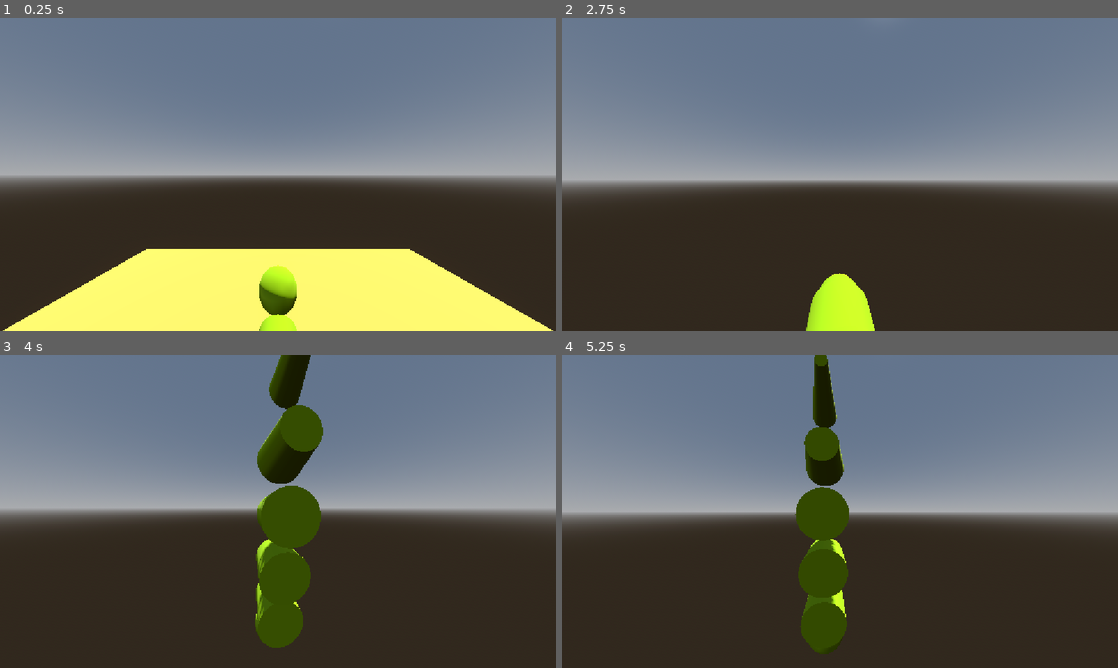
Above: before the commit, frames 1-4 (two rows, left to right).
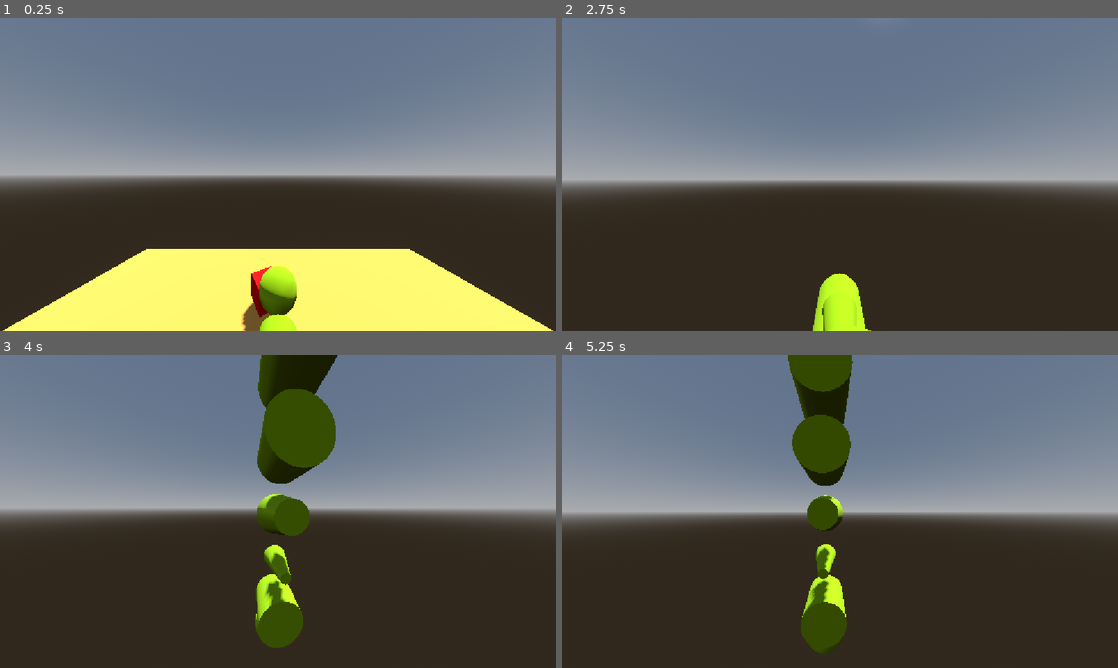
Above: after the commit, the same moments.

Repository: Remago624/3D_Snake_Game
Game: Godot game, scene res://scenes/world.tscn
The game is run twice, just before and just after one commit, with the same random seed, the same clock (stepped at 60 frames per second) and the same inputs.
Inputs (mouse positions are in pixels of both pictures, inside the frame that each line leads up to):
- Up to frame 1 (0.25 s): no input
- Up to frame 2 (2.75 s): tap Enter (ui_accept) at 0.5, 0.77, 1.52 s; move the mouse to (867, 174) at 0.52 s; hold W (forward) from 0.53 s (still down); tap Alt at 0.6, 2.1 s; move the mouse to (812, 174) at 1.27 s; tap Shift at 1.35 s; move the mouse to (851, 168) at 2.02 s
- Up to frame 3 (4 s): keep holding W (forward); move the mouse to (272, 517) at 2.77 s; tap Shift at 2.85 s; tap Enter (ui_accept) at 3.02, 3.77 s; move the mouse to (316, 514) at 3.52 s; tap Alt at 3.6 s
- Up to frame 4 (5.25 s): keep holding W (forward); move the mouse to (795, 508) at 4.27 s; tap Shift at 4.35 s; tap Enter (ui_accept) at 4.52 s; move the mouse to (845, 511) at 5.02 s; tap Alt at 5.1 s

The runs differ from the first frame. In frame 1, 0.5% of the frame differs, in the area x 43-49%, y 79-100%; in frame 2, 0.5%; in frame 3, 4.7%, in the area x 46-61%, y 0-85%; in frame 4, 4.5%.

Commit message:
woking on an eating system
woking on an eating system
and making some changes to the folders  so it look more clean

Diff:
--- a/scenes/Tail.tscn
+++ b/scenes/Tail.tscn
@@ -1,6 +1,6 @@
 [gd_scene format=3 uid="uid://o1db2wnw0n0d"]
 
-[ext_resource type="Script" uid="uid://bhtsjm3kgp33d" path="res://scenes/tail.gd" id="1_vj0ha"]
+[ext_resource type="Script" uid="uid://bhtsjm3kgp33d" path="res://scripts/tail.gd" id="1_vj0ha"]
 
 [sub_resource type="StandardMaterial3D" id="StandardMaterial3D_bgygj"]
 albedo_color = Color(0.6, 0.76862746, 0.003921569, 1)
--- a/scenes/Tail_end1.tscn
+++ b/scenes/Tail_end1.tscn
@@ -1,6 +1,6 @@
 [gd_scene format=3 uid="uid://cweveop80yr42"]
 
-[ext_resource type="Script" uid="uid://bhtsjm3kgp33d" path="res://scenes/tail.gd" id="1_yrabr"]
+[ext_resource type="Script" uid="uid://bhtsjm3kgp33d" path="res://scripts/tail.gd" id="1_yrabr"]
 
 [sub_resource type="StandardMaterial3D" id="StandardMaterial3D_yrabr"]
 albedo_color = Color(0.6, 0.76862746, 0.003921569, 1)
--- a/scenes/Tail_end2.tscn
+++ b/scenes/Tail_end2.tscn
@@ -1,6 +1,6 @@
 [gd_scene format=3 uid="uid://l3oh3xice8ax"]
 
-[ext_resource type="Script" uid="uid://bhtsjm3kgp33d" path="res://scenes/tail.gd" id="1_tkdbg"]
+[ext_resource type="Script" uid="uid://bhtsjm3kgp33d" path="res://scripts/tail.gd" id="1_tkdbg"]
 
 [sub_resource type="StandardMaterial3D" id="StandardMaterial3D_tkdbg"]
 albedo_color = Color(0.6, 0.76862746, 0.003921569, 1)
--- /dev/null
+++ b/scenes/food.tscn
@@ -0,0 +1,24 @@
+[gd_scene format=3 uid="uid://doq54mt4t5hrs"]
+
+[ext_resource type="Script" uid="uid://dty5477d4dvdm" path="res://scripts/food.gd" id="1_xven1"]
+
+[sub_resource type="StandardMaterial3D" id="StandardMaterial3D_8txok"]
+albedo_color = Color(1, 0, 0, 1)
+
+[sub_resource type="BoxMesh" id="BoxMesh_txh2y"]
+
+[sub_resource type="BoxShape3D" id="BoxShape3D_txh2y"]
+
+[node name="food" type="Node3D" unique_id=1382616051]
+script = ExtResource("1_xven1")
+
+[node name="MeshInstance3D" type="MeshInstance3D" parent="." unique_id=1095276152]
+transform = Transform3D(1, 0, 0, 0, 1, 0, 0, 0, 1, -0.010302305, 1.2144687, 0)
+material_override = SubResource("StandardMaterial3D_8txok")
+mesh = SubResource("BoxMesh_txh2y")
+
+[node name="area" type="Area3D" parent="." unique_id=603724927]
+
+[node name="CollisionShape3D" type="CollisionShape3D" parent="area" unique_id=1110150122]
+transform = Transform3D(1, 0, 0, 0, 1, 0, 0, 0, 1, 0, 1.2362877, 0)
+shape = SubResource("BoxShape3D_txh2y")
--- a/scenes/world.tscn
+++ b/scenes/world.tscn
@@ -1,6 +1,8 @@
 [gd_scene format=3 uid="uid://bnoprbnjis02t"]
 
-[ext_resource type="Script" uid="uid://bi4vr1kuvjft0" path="res://character_body_3d.gd" id="1_nnsk1"]
+[ext_resource type="Script" uid="uid://bi4vr1kuvjft0" path="res://scripts/character_body_3d.gd" id="1_nnsk1"]
+[ext_resource type="Script" uid="uid://uyyc36h6m1x6" path="res://scripts/world.gd" id="1_rwgxs"]
+[ext_resource type="PackedScene" uid="uid://doq54mt4t5hrs" path="res://scenes/food.tscn" id="3_4wyf3"]
 
 [sub_resource type="ProceduralSkyMaterial" id="ProceduralSkyMaterial_gv5m4"]
 sky_horizon_color = Color(0.66224277, 0.6717428, 0.6867428, 1)
@@ -55,6 +57,7 @@
 height = 1.0
 
 [node name="world" type="Node3D" unique_id=1135419818]
+script = ExtResource("1_rwgxs")
 
 [node name="DirectionalLight3D" type="DirectionalLight3D" parent="." unique_id=1267928498]
 transform = Transform3D(-0.8660254, -0.43301278, 0.25, 0, 0.49999997, 0.86602545, -0.50000006, 0.75, -0.43301266, 0, 0, 0)
@@ -99,22 +102,22 @@
 [node name="Node3D" type="Node3D" parent="." unique_id=741880445]
 
 [node name="Tail" type="MeshInstance3D" parent="Node3D" unique_id=328722955]
-transform = Transform3D(4.37114e-08, -7.54979e-08, -1, 1, 7.54979e-08, 4.3711392e-08, 7.54979e-08, -1, 7.54979e-08, 0, 0, 0)
+transform = Transform3D(4.37114e-08, -7.54979e-08, -1, 1, 7.54979e-08, 4.3711392e-08, 7.54979e-08, -1, 7.54979e-08, 0, 1.5645965, -1.6136328)
 material_override = SubResource("StandardMaterial3D_nnsk1")
 mesh = SubResource("CylinderMesh_rwgxs")
 
 [node name="Tail2" type="MeshInstance3D" parent="Node3D" unique_id=232123367]
-transform = Transform3D(4.37114e-08, -7.54979e-08, -1, 1, 7.54979e-08, 4.3711392e-08, 7.54979e-08, -1, 7.54979e-08, 0, 0, 0)
+transform = Transform3D(4.37114e-08, -7.54979e-08, -1, 1, 7.54979e-08, 4.3711392e-08, 7.54979e-08, -1, 7.54979e-08, 0, 1.5780399, -0.6124565)
 material_override = SubResource("StandardMaterial3D_nnsk1")
 mesh = SubResource("CylinderMesh_rwgxs")
 
 [node name="Tail3" type="MeshInstance3D" parent="Node3D" unique_id=860928727]
-transform = Transform3D(4.37114e-08, -7.54979e-08, -1, 1, 7.54979e-08, 4.3711392e-08, 7.54979e-08, -1, 7.54979e-08, 0, 0, 0)
+transform = Transform3D(4.37114e-08, -7.54979e-08, -1, 1, 7.54979e-08, 4.3711392e-08, 7.54979e-08, -1, 7.54979e-08, -0.009947777, 1.5926474, 0.37147957)
 material_override = SubResource("StandardMaterial3D_nnsk1")
 mesh = SubResource("CylinderMesh_rwgxs")
 
 [node name="Tail4" type="MeshInstance3D" parent="Node3D" unique_id=416812154]
-transform = Transform3D(4.37114e-08, -7.54979e-08, -1, 1, 7.54979e-08, 4.3711392e-08, 7.54979e-08, -1, 7.54979e-08, 0, 0, 0)
+transform = Transform3D(4.6098936e-08, -0.031918958, -0.99949044, 1, 7.54979e-08, 4.3711392e-08, 7.406422e-08, -0.99949044, 0.031918958, 0, 2.1924145, 0)
 material_override = SubResource("StandardMaterial3D_4wyf3")
 mesh = SubResource("CylinderMesh_k0juu")
 
@@ -122,3 +125,18 @@
 transform = Transform3D(4.37114e-08, -7.54979e-08, -1, 1, 7.54979e-08, 4.3711392e-08, 7.54979e-08, -1, 7.54979e-08, 0, 0, 0)
 material_override = SubResource("StandardMaterial3D_71j4m")
 mesh = SubResource("CylinderMesh_qfnet")
+
+[node name="food" parent="." unique_id=1382616051 instance=ExtResource("3_4wyf3")]
+transform = Transform3D(1, 0, 0, 0, 1, 0, 0, 0, 1, 3.0963771, 0, 3.5362659)
+
+[node name="food2" parent="." unique_id=11613756 instance=ExtResource("3_4wyf3")]
+transform = Transform3D(1, 0, 0, 0, 1, 0, 0, 0, 1, 3.5791965, 0, -2.4869275)
+
+[node name="food3" parent="." unique_id=1936927422 instance=ExtResource("3_4wyf3")]
+transform = Transform3D(1, 0, 0, 0, 1, 0, 0, 0, 1, -2.9609141, 0, 5.083385)
+
+[node name="food4" parent="." unique_id=1839734245 instance=ExtResource("3_4wyf3")]
+transform = Transform3D(1, 0, 0, 0, 1, 0, 0, 0, 1, 3.0870812, 0, 0.32438672)
+
+[node name="food5" parent="." unique_id=1497067370 instance=ExtResource("3_4wyf3")]
+transform = Transform3D(1, 0, 0, 0, 1, 0, 0, 0, 1, -0.49133396, 0, -5.628532)
--- a/character_body_3d.gd
+++ b/scripts/character_body_3d.gd
@@ -79,3 +79,14 @@
 		tail.look_at(leader.global_position, Vector3.UP)
 		tail.rotation.x = deg_to_rad(-90)
 		tail.rotation.z = 0
+
+var tail_scene = preload("res://scenes/Tail.tscn")
+
+func grow():
+	print("grow is active")
+	var new_tail = tail_scene.instantiate()
+	var last = tails[-1] if tails.size() > 0 else self
+	tails_parent.add_child(new_tail)
+	new_tail.global_position = last.global_position
+
+	tails.append(new_tail)
--- /dev/null
+++ b/scripts/food.gd
@@ -0,0 +1,20 @@
+extends Node3D
+
+signal eaten
+
+var time := 0.0
+
+func _ready() -> void:
+	$area.body_entered.connect(_on_body_entered)
+
+func _on_body_entered(body):
+	print("food eat", body.name)
+	if body.name == "Snake":
+		eaten.emit()
+		queue_free()
+
+
+func _process(delta):
+	time += delta
+	rotate_y(delta * 2)
+	position.y = -0.5 + sin(time * 3.0) * 0.1
--- /dev/null
+++ b/scripts/world.gd
@@ -0,0 +1,11 @@
+extends Node3D
+
+func spawn_food(pos):
+	var food = preload("res://scenes/food.tscn").instantiate()
+	food.global_position = pos
+	food.eaten.connect(_on_food_eaten)
+	add_child(food)
+
+func _on_food_eaten():
+	print("food siginal")
+	$Snake.grow()
Renamed: character_b5ody_3d.gd -> scripts/character_b5ody_3d.gd
Renamed: character_b5ody_3d.gd.uid -> scripts/character_b5ody_3d.gd.uid
Renamed: character_body_3d.gd.uid -> scripts/character_body_3d.gd.uid
Not shown, added: scripts/food.gd.uid
Renamed: sss.gd -> scripts/sss.gd
Renamed: sss.gd.uid -> scripts/sss.gd.uid
Renamed: scenes/tail.gd -> scripts/tail.gd
Renamed: scenes/tail.gd.uid -> scripts/tail.gd.uid
Not shown, added: scripts/world.gd.uid
